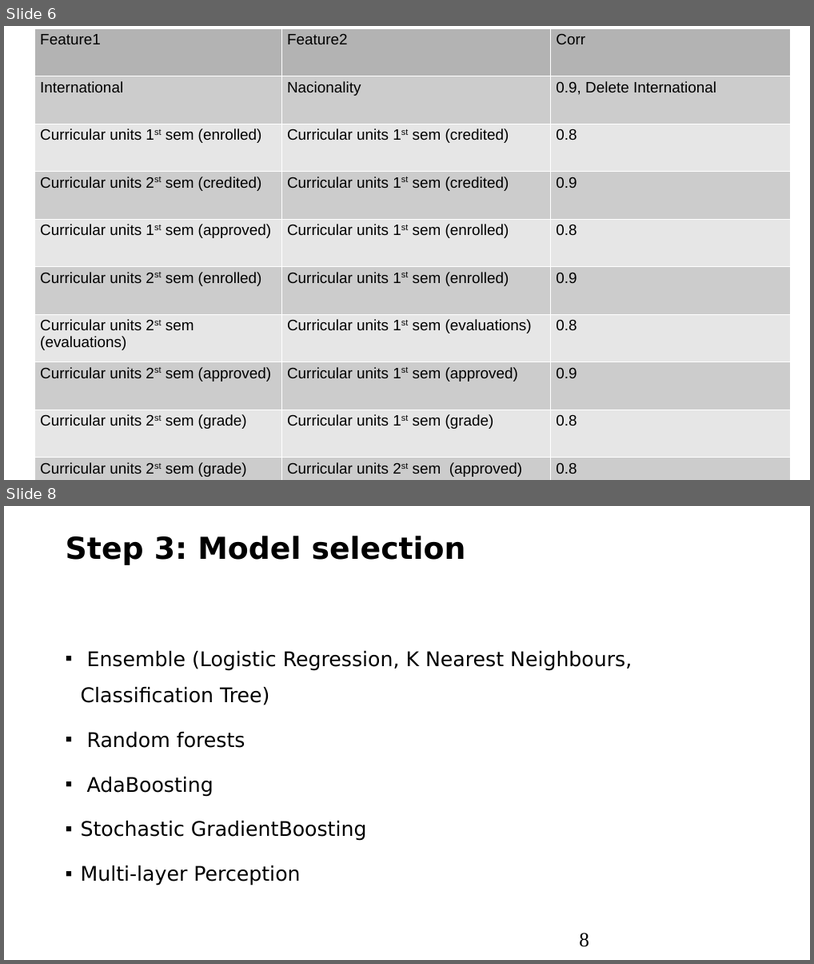
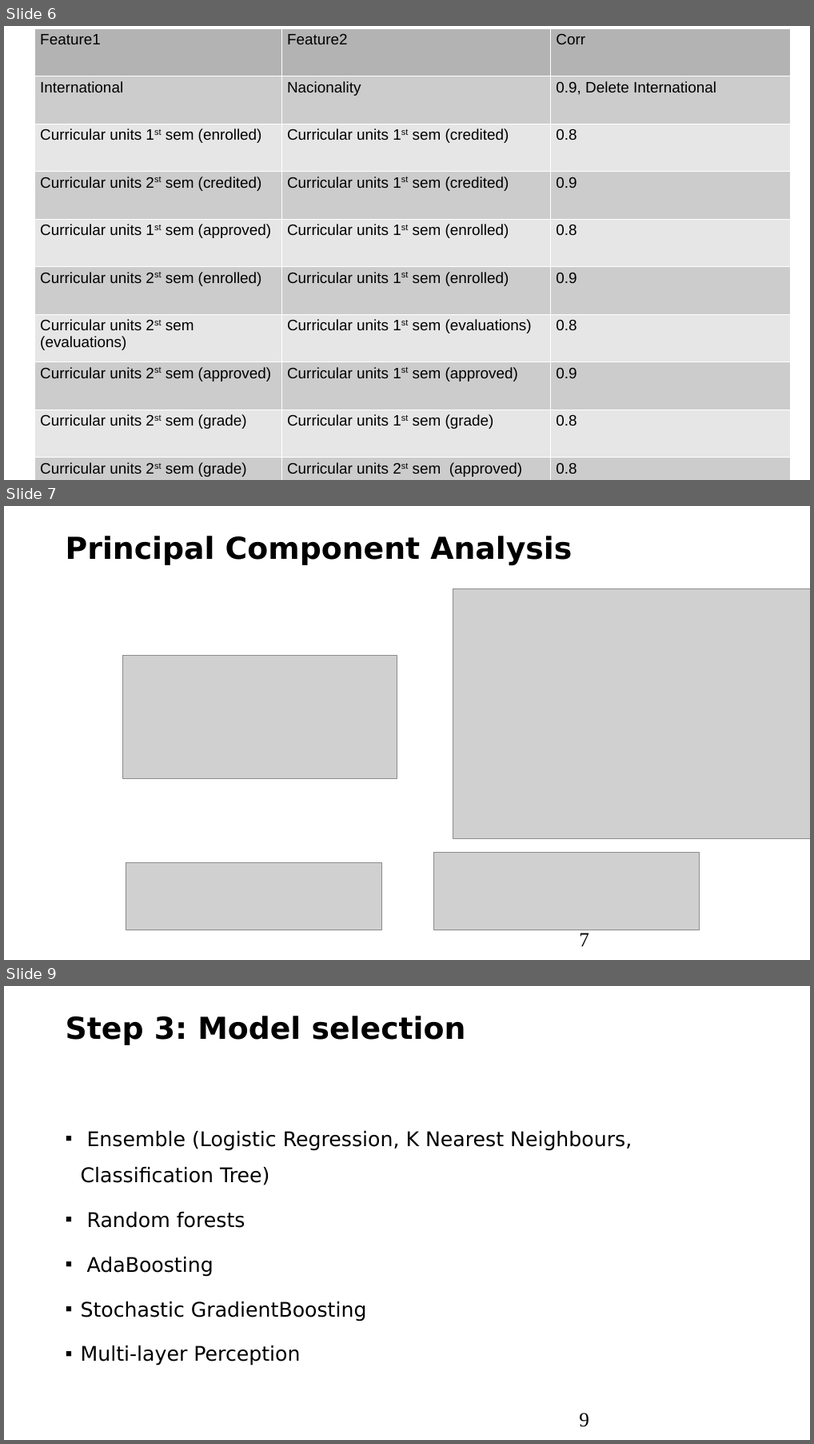
Before and after one commit to JackXIN88888/students_dropout, a slide deck: Student_Dropout.pptx. Shown one above the other, each under a label of ours: slides 6 and 8 before the commit, slides 6, 7 and 9 after it; the slides between them are not shown. The pictures are 814x964 and 814x1444 pixels, drawn with LibreOffice and Linux fonts; fonts in the diff are those of the drawing; grey boxes stand for pictures. Boxes give left, top, right and bottom in pixels: in the first picture for what was removed or moved away, otherwise in the second. Text is boxed around its words. In the diff, an @@ line names an element or a change of style, - is before the commit and + after.

Commit message:
20221104-1

```diff
--- a/Student_Dropout.pptx
+++ b/Student_Dropout.pptx
@@ slide 7 added at (4, 506, 810, 960), background #FFFFFF @@
@@ text added at (66, 536, 572, 565), 36 pt, text #000000, bold @@
+Principal Component Analysis
@@ picture added at (454, 588, 810, 839) @@
@@ picture added at (123, 656, 398, 778) @@
@@ picture added at (126, 863, 382, 929) @@
@@ picture added at (434, 852, 700, 929) @@
@@ page number added at (579, 932, 590, 946), 24 pt, text #000000 @@
+7
@@ what was slide 8 is now slide 9 @@
@@ page number at (579, 1412, 590, 1427): text changed @@
-8
+9
```
Also in this commit, not shown: 1 slide changed.
